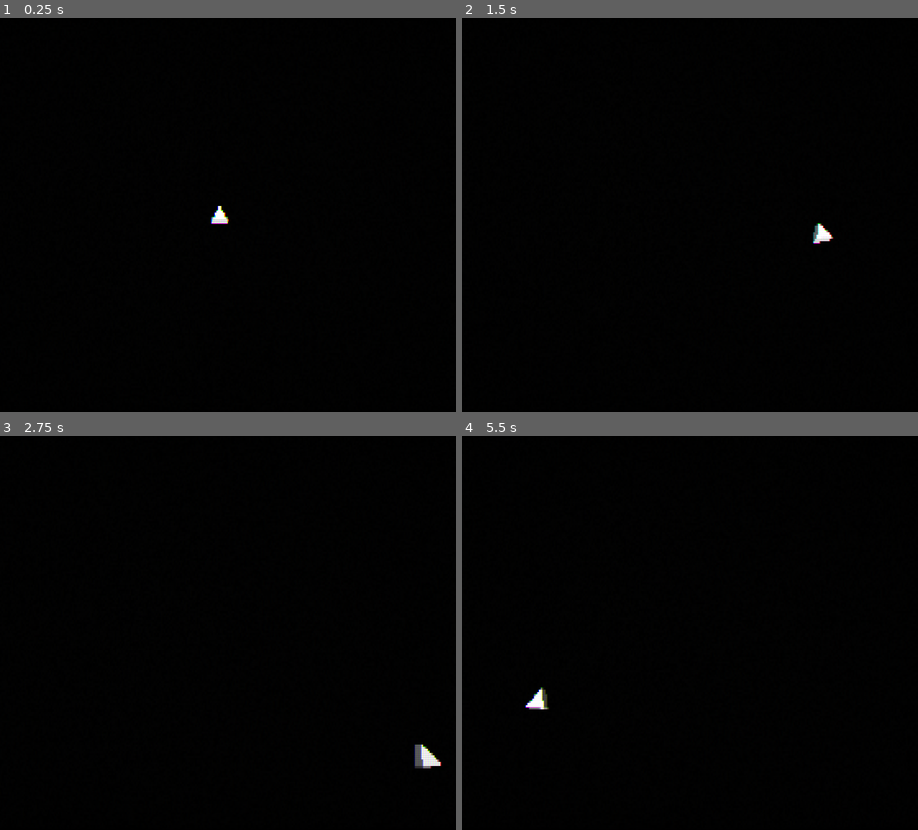
Above: before the commit, frames 1-4 (two rows, left to right).
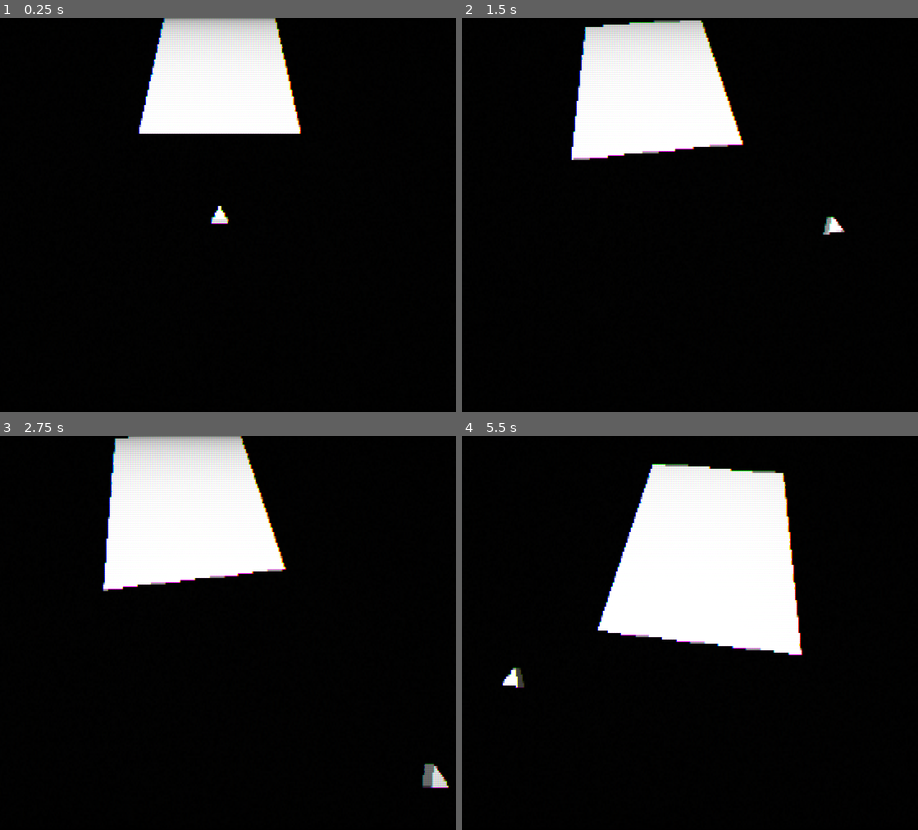
Above: after the commit, the same moments.

Repository: applehoro/toast-em-aliens
Game: Godot game, scene res://scenes/main.tscn
Same seed, same stepped clock (60 frames per second), same inputs: the game is played once before the commit and once after it.
Inputs (mouse positions are in pixels of both pictures, inside the frame that each line leads up to):
- Up to frame 1 (0.25 s): no input
- Up to frame 2 (1.5 s): tap Enter at 0.5 s; move the mouse to (799, 195) at 0.52 s; hold D (right) 0.53-1.28 s; move the mouse to (576, 234) at 1.27 s; hold S (down) from 1.28 s (still down)
- Up to frame 3 (2.75 s): move the mouse to (273, 546) at 2.02 s; release S (down) at 2.03 s; hold D (right) from 2.03 s (still down)
- Up to frame 4 (5.5 s): move the mouse to (653, 711) at 2.77 s; release D (right) at 2.78 s; hold W (up) 2.78-3.53 s; move the mouse to (840, 692) at 3.52 s; hold A (left) 3.53-5.03 s; move the mouse to (525, 573) at 4.27 s; move the mouse to (708, 633) at 5.02 s; hold S (down) from 5.03 s (still down)

The runs differ from the first frame. In frame 1, 8.9% of the frame differs, in the area x 30-67%, y 0-30%; in frame 2, 11%; in frame 3, 13%; in frame 4, 17%, in the area x 8-75%, y 7-70%.

Commit message:
removed mouse control

Diff:
--- a/project.godot
+++ b/project.godot
@@ -44,6 +44,7 @@
 , Object(InputEventKey,"resource_local_to_scene":false,"resource_name":"","device":-1,"window_id":0,"alt_pressed":false …(186 unchanged characters)…
 , Object(InputEventJoypadButton,"resource_local_to_scene":false,"resource_name":"","device":-1,"button_index":12,"pressure":0.0,"pressed":true,"script":null)
 , Object(InputEventJoypadMotion,"resource_local_to_scene":false,"resource_name":"","device":-1,"axis":1,"axis_value":1.0,"script":null)
+, Object(InputEventJoypadMotion,"resource_local_to_scene":false,"resource_name":"","device":-1,"axis":3,"axis_value":1.0,"script":null)
 ]
 }
 left={
@@ -51,7 +52,6 @@
 "events": [Object(InputEventKey,"resource_local_to_scene":false,"resource_name":"","device":-1,"window_id":0,"alt_press …(191 unchanged characters)…
 , Object(InputEventKey,"resource_local_to_scene":false,"resource_name":"","device":-1,"window_id":0,"alt_pressed":false …(186 unchanged characters)…
 , Object(InputEventJoypadButton,"resource_local_to_scene":false,"resource_name":"","device":-1,"button_index":13,"pressure":0.0,"pressed":true,"script":null)
-, Object(InputEventJoypadMotion,"resource_local_to_scene":false,"resource_name":"","device":-1,"axis":3,"axis_value":1.0,"script":null)
 , Object(InputEventJoypadMotion,"resource_local_to_scene":false,"resource_name":"","device":-1,"axis":0,"axis_value":-1.0,"script":null)
 , Object(InputEventJoypadMotion,"resource_local_to_scene":false,"resource_name":"","device":-1,"axis":2,"axis_value":-1.0,"script":null)
 ]
@@ -87,6 +87,11 @@
 , Object(InputEventJoypadButton,"resource_local_to_scene":false,"resource_name":"","device":-1,"button_index":9,"pressure":0.0,"pressed":true,"script":null)
 ]
 }
+mouse_capture={
+"deadzone": 0.5,
+"events": [Object(InputEventKey,"resource_local_to_scene":false,"resource_name":"","device":-1,"window_id":0,"alt_pressed":false,"shift_pressed":false,"ctrl_pressed":false,"meta_pressed":false,"pressed":false,"keycode":0,"physical_keycode":4194309,"key_label":0,"unicode":0,"location":0,"echo":false,"script":null)
+]
+}
 
 [rendering]
 
--- a/scenes/game.tscn
+++ b/scenes/game.tscn
@@ -20,6 +20,13 @@
 [sub_resource type="PrismMesh" id="PrismMesh_aqrag"]
 size = Vector3(1, 1, 0.5)
 
+[sub_resource type="SphereShape3D" id="SphereShape3D_dh4rq"]
+radius = 0.6
+
+[sub_resource type="QuadMesh" id="QuadMesh_wdf21"]
+size = Vector2(16, 24)
+orientation = 1
+
 [node name="game" type="Node3D"]
 script = ExtResource("1_sqrco")
 
@@ -30,14 +37,23 @@
 transform = Transform3D(-0.866025, -0.433013, 0.25, 0, 0.5, 0.866025, -0.5, 0.75, -0.433013, 0, 0, 0)
 shadow_enabled = true
 
+[node name="camera" type="Camera3D" parent="."]
+transform = Transform3D(-1, 0, -8.74228e-08, 0, 1, 0, 8.74228e-08, 0, -1, 0, 14, -8)
+
+[node name="player" type="Area3D" parent="."]
+script = ExtResource("2_523ls")
+
+[node name="mesh" type="MeshInstance3D" parent="player"]
+transform = Transform3D(1, 0, 0, 0, -4.37114e-08, -1, 0, 1, -4.37114e-08, 0, 0, 0)
+mesh = SubResource("PrismMesh_aqrag")
+
+[node name="col" type="CollisionShape3D" parent="player"]
+shape = SubResource("SphereShape3D_dh4rq")
+
+[node name="center" type="Node3D" parent="."]
+
 [node name="scroll" type="Node3D" parent="."]
 
-[node name="camera" type="Camera3D" parent="scroll"]
-transform = Transform3D(-1, 0, -8.74228e-08, 0, 1, 0, 8.74228e-08, 0, -1, 0, 14, -8)
-
-[node name="player" type="Node3D" parent="scroll"]
-script = ExtResource("2_523ls")
-
-[node name="mesh" type="MeshInstance3D" parent="scroll/player"]
-transform = Transform3D(1, 0, 0, 0, -4.37114e-08, -1, 0, 1, -4.37114e-08, 0, 0, 0)
-mesh = SubResource("PrismMesh_aqrag")
+[node name="quad" type="MeshInstance3D" parent="scroll"]
+transform = Transform3D(1, 0, 0, 0, 1, 0, 0, 0, 1, 0, -4, 24)
+mesh = SubResource("QuadMesh_wdf21")
--- a/scenes/main.tscn
+++ b/scenes/main.tscn
@@ -32,7 +32,6 @@
 stretch = true
 
 [node name="veiwport" type="SubViewport" parent="container"]
-handle_input_locally = false
 size = Vector2i(320, 240)
 render_target_update_mode = 4
 
--- a/scripts/game.gd
+++ b/scripts/game.gd
@@ -1,19 +1,20 @@
 extends Node3D
 
 @onready var node_scroll = $scroll;
-@onready var node_camera = $scroll/camera;
-@onready var node_player = $scroll/player;
+@onready var node_camera = $camera;
+@onready var node_player = $player;
+@onready var node_center = $center;
+
+var camera_player_influence = 0.1;
+var scroll_speed = 2.0;
 
 func _ready() -> void:
-	var p = node_scroll.global_position*( 1.0 - 0.1 ) + node_player.global_position*( 0.1 );
+	var p = node_center.global_position*( 1.0 - camera_player_influence ) + node_player.global_position*( camera_player_influence );
 	node_camera.look_at( p );
 
 func _process(delta: float) -> void:
-	var p = node_scroll.global_position*( 1.0 - 0.1 ) + node_player.global_position*( 0.1 );
+	var p = node_center.global_position*( 1.0 - camera_player_influence ) + node_player.global_position*( camera_player_influence );
 	node_camera.look_at( p );
 
 func _physics_process(delta: float) -> void:
-	var drop_plane  = Plane( Vector3( 0.0, 1.0, 0.0 ), 0.0 );
-	Global.mouse_pos = drop_plane.intersects_ray(
-		node_camera.project_ray_origin( get_viewport().get_mouse_position() ),
-		node_camera.project_ray_normal( get_viewport().get_mouse_position() ) );
+	node_scroll.global_position += Vector3( 0.0, 0.0, -scroll_speed*delta );
--- a/scripts/global.gd
+++ b/scripts/global.gd
@@ -1,4 +1 @@
 extends Node
-
-var mouse_pos = Vector3();
-var mouse_control = false;
--- a/scripts/player.gd
+++ b/scripts/player.gd
@@ -2,35 +2,20 @@
 
 var pos = Vector2();
 var motion = Vector2();
-var vel = 0.2;
+var vel = 3.0;
 
 func _physics_process(delta: float) -> void:
-	if( Global.mouse_control ):
-		update_mouse( delta );
-	else:
-		update_standard( delta );
-
-func update_standard( delta: float ):
 	var control = Input.get_vector( "left", "right", "up", "down" );
 	if( control.length() > 1.0 ):
 		control = control.normalized();
 
-	pos -= control*vel;
+	motion *= 1.0 - delta*12.0;
+	motion += control*vel*delta;
+
+	pos -= motion;
 	pos.x = clampf( pos.x, -10, 10 );
 	pos.y = clampf( pos.y, -10, 10 );
 
 	global_position = Vector3( pos.x, 0.0, pos.y );
 
-func update_mouse( delta: float ):
-	var target = Vector2(
-		clampf( Global.mouse_pos.x, -10, 10 ),
-		clampf( Global.mouse_pos.z, -10, 10 ) );
-
-	var offset = target - pos;
-
-	if( offset.length() > 1.0 ):
-		pos += offset.normalized()*vel;
-	else:
-		pos += offset*vel;
-
-	global_position = Vector3( pos.x, 0.0, pos.y );
+	rotation = Vector3( deg_to_rad( -motion.y*60.0 ), deg_to_rad( -motion.x*45.0 ), deg_to_rad( motion.x*45.0 ) );
Not shown: 1 places in scenes/game.tscn that only renumber resources
